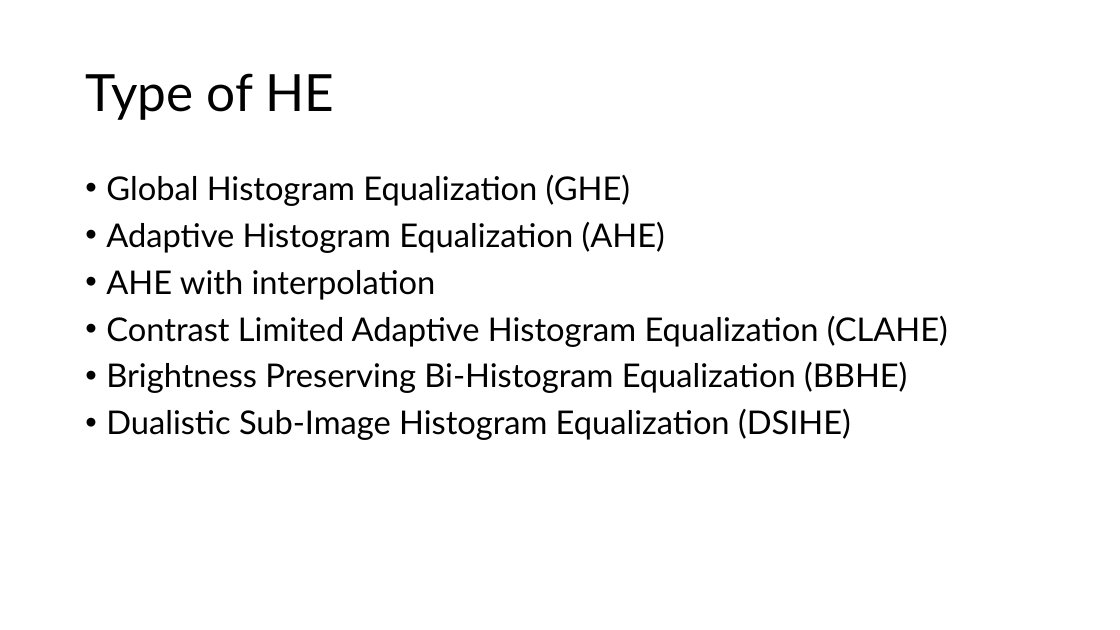
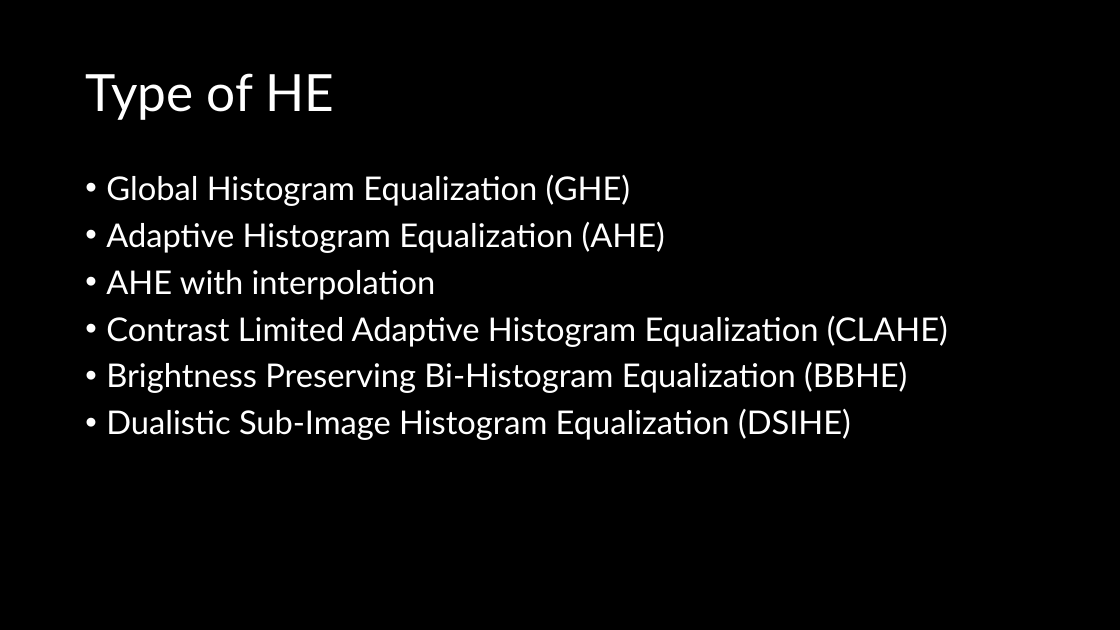
Before and after one commit to bsimonsen27/WSU-Fall26, a slide deck: slide 2 of ECE6220/project/Histogram Equalization.pptx. Drawn at 1120x630 pixels with LibreOffice and Linux fonts; fonts in the diff are those of the drawing. Boxes give left, top, right and bottom in pixels: in the first picture for what was removed or moved away, otherwise in the second. Text is boxed around its words. In the diff, an @@ line names an element or a change of style, - is before the commit and + after.

Commit message:
added to image processing presentation

```diff
--- a/ECE6220/project/Histogram Equalization.pptx
+++ b/ECE6220/project/Histogram Equalization.pptx
@@ background #FFFFFF to #000000 @@
@@ title "Type of HE" at bbox=[85, 73, 334, 120]: text colour #000000 to #FFFFFF @@
@@ text "Global Histogram Equalization (GHE)" at bbox=[106, 175, 948, 440]: text colour #000000 to #FFFFFF @@
```
Also in this commit, not shown: 1 other slide changed, 9 slides added, 1 other file.
